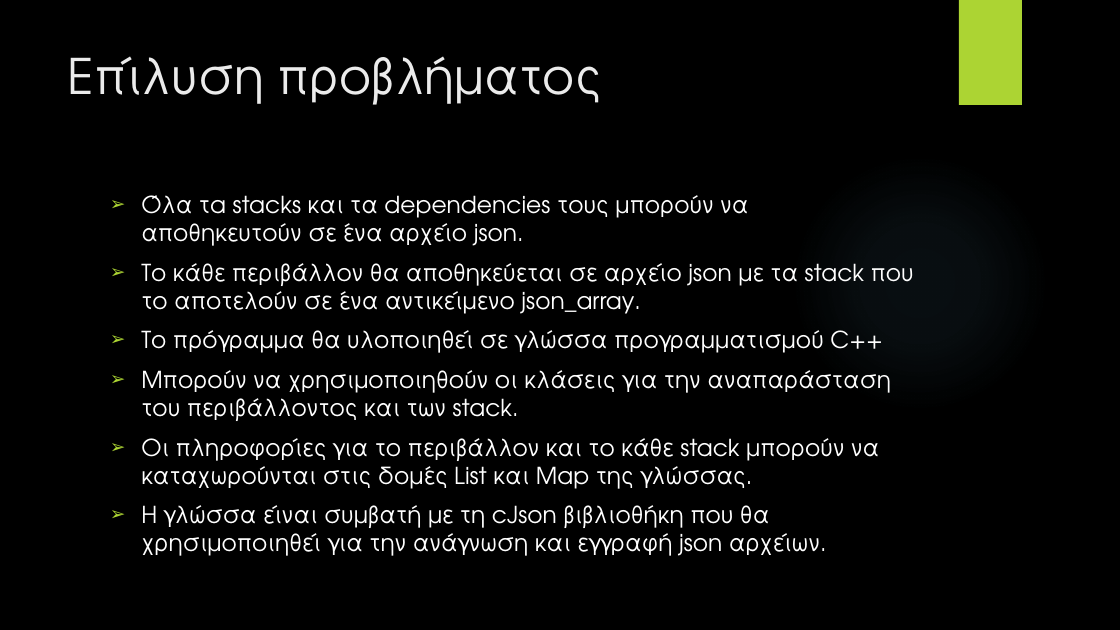
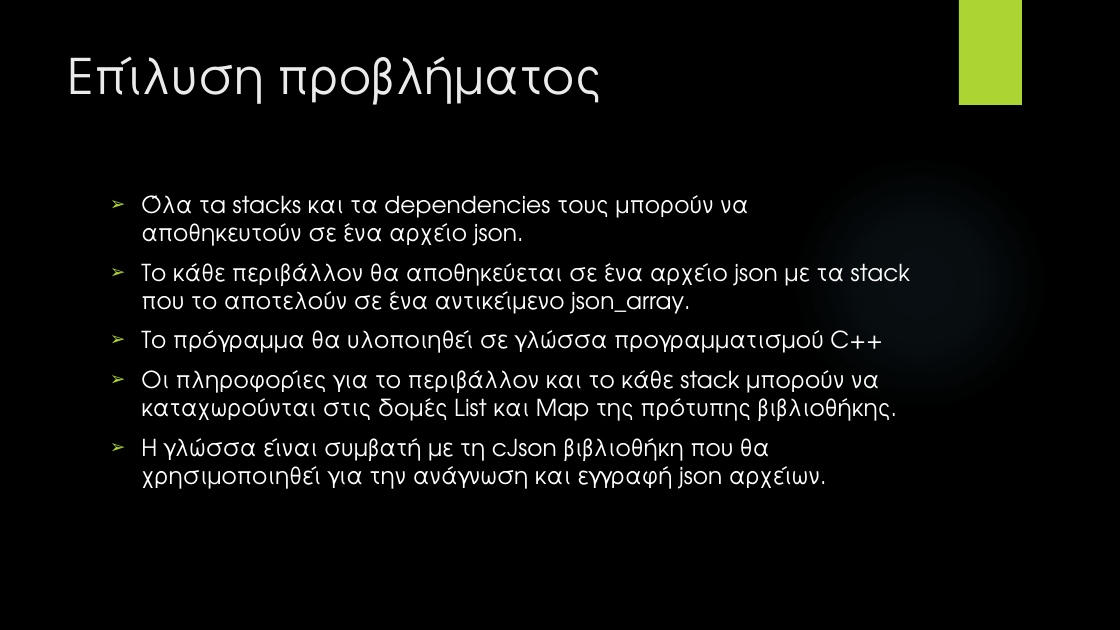
Before and after one commit to Alexander-Gerontas/Computational-Cloud-Conundrum, a slide deck: slide 3 of Presentation.pptx. Drawn at 1120x630 pixels with LibreOffice and Linux fonts; fonts in the diff are those of the drawing; background and template pictures are left out. Boxes give left, top, right and bottom in pixels: in the first picture for what was removed or moved away, otherwise in the second. Text is boxed around its words. In the diff, an @@ line names an element or a change of style, - is before the commit and + after.

```diff
--- a/Presentation.pptx
+++ b/Presentation.pptx
@@ text at <box>141,263,910,314</box>: text changed @@
-➢ Tο κάθε περιβάλλον θα αποθηκεύεται σε αρχείο json με τα stack που το αποτελούν σε ένα αντικείμενο json_array.
+➢ Tο κάθε περιβάλλον θα αποθηκεύεται σε ένα αρχείο json με τα stack που το αποτελούν σε ένα αντικείμενο json_array.
@@ text at <box>141,370,897,421</box>: text changed @@
-➢ Μπορούν να χρησιμοποιηθούν οι κλάσεις για την αναπαράσταση του περιβάλλοντος και των stack.
-➢ Οι πληροφορίες για το περιβάλλον και το κάθε stack μπορούν να καταχωρούνται στις δομές List και Map της γλώσσας.
+➢ Οι πληροφορίες για το περιβάλλον και το κάθε stack μπορούν να καταχωρούνται στις δομές List και Map της πρότυπης βιβλιοθήκης.
```
Also in this commit, not shown: 4 other slides changed, 1 other file.
